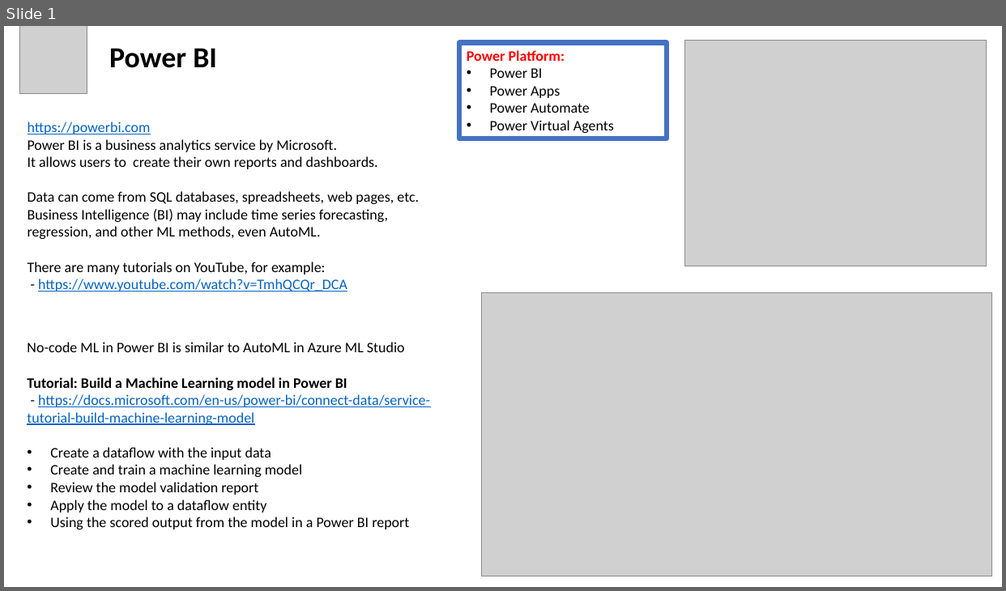
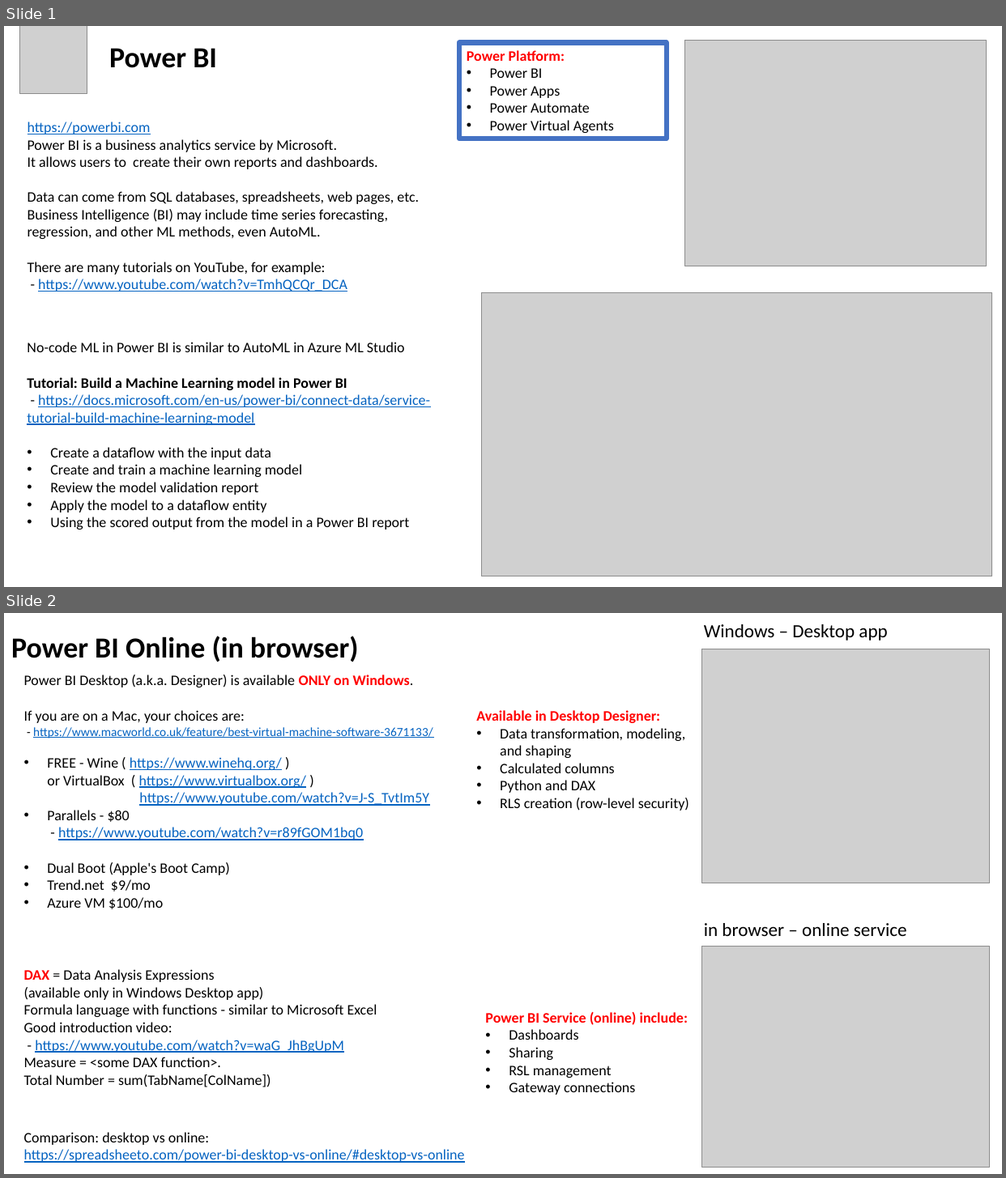
Before and after one commit to lselector/misc, a slide deck: PowerBI_PowerApps.pptx. Shown one above the other, each under a label of ours: slide 1 before the commit, slides 1 and 2 after it. The pictures are 1006x591 and 1006x1178 pixels, drawn with LibreOffice and Linux fonts; fonts in the diff are those of the drawing; grey boxes stand for pictures. Boxes give left, top, right and bottom in pixels: in the first picture for what was removed or moved away, otherwise in the second. Text is boxed around its words. In the diff, an @@ line names an element or a change of style, - is before the commit and + after.

```diff
--- a/PowerBI_PowerApps.pptx
+++ b/PowerBI_PowerApps.pptx
@@ slide 2 added at [4,613,1002,1174], background #FFFFFF @@
@@ text added at [11,636,359,662], 28 pt, text #000000, bold @@
+Power BI Online (in browser)
@@ text added at [704,624,887,641], 18 pt, text #000000 @@
+Windows – Desktop app
@@ picture added at [702,649,990,884] @@
@@ text added at [24,675,433,909], 14 pt, text #0563C1, underline @@
+Power BI Desktop (a.k.a. Designer) is available ONLY on Windows.
+If you are on a Mac, your choices are:
+- https://www.macworld.co.uk/feature/best-virtual-machine-software-3671133/
+• FREE - Wine ( https://www.winehq.org/ )
+  or VirtualBox ( https://www.virtualbox.org/ )
+  https://www.youtube.com/watch?v=J-S_TvtIm5Y
+• Parallels - $80
+  - https://www.youtube.com/watch?v=r89fGOM1bq0
+• Dual Boot (Apple's Boot Camp)
+• Trend.net $9/mo
+• Azure VM $100/mo
@@ text added at [476,710,689,811], 14 pt, text #000000 @@
+Available in Desktop Designer:
+• Data transformation, modeling,
+  and shaping
+• Calculated columns
+• Python and DAX
+• RLS creation (row-level security)
@@ text added at [704,923,907,936], 18 pt, text #000000 @@
+in browser – online service
@@ picture added at [702,946,990,1168] @@
@@ text added at [24,969,377,1088], 14 pt, text #000000 @@
+DAX = Data Analysis Expressions
+(available only in Windows Desktop app)
+Formula language with functions - similar to Microsoft Excel
+Good introduction video:
+- https://www.youtube.com/watch?v=waG_JhBgUpM
+Measure = <some DAX function>.
+Total Number = sum(TabName[ColName])
@@ text added at [485,1012,688,1095], 14 pt, text #000000 @@
+Power BI Service (online) include:
+• Dashboards
+• Sharing
+• RSL management
+• Gateway connections
@@ text added at [24,1132,465,1163], 14 pt, text #0563C1, underline @@
+Comparison: desktop vs online:
+https://spreadsheeto.com/power-bi-desktop-vs-online/#desktop-vs-online
```
Also in this commit, not shown: 1 slide changed.
